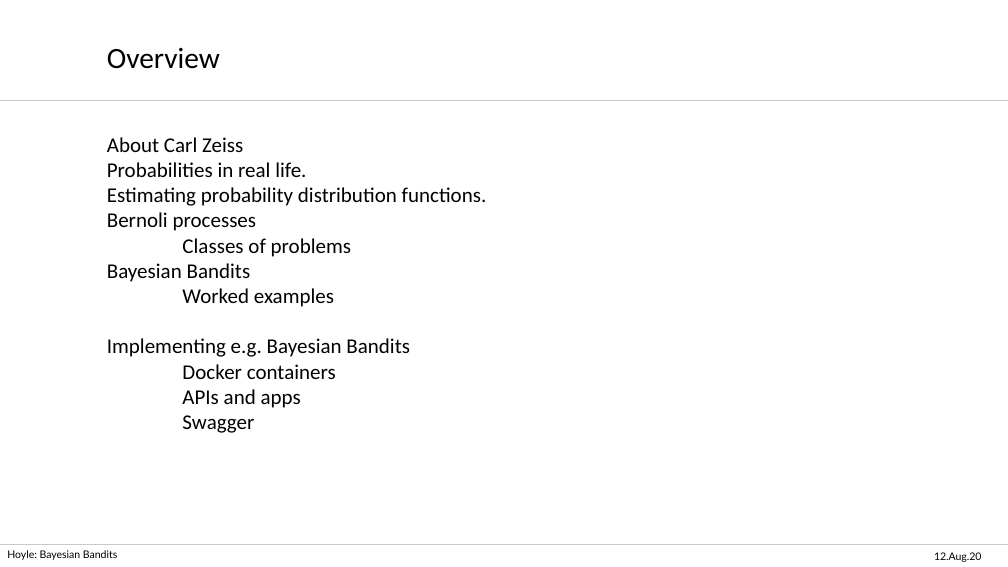
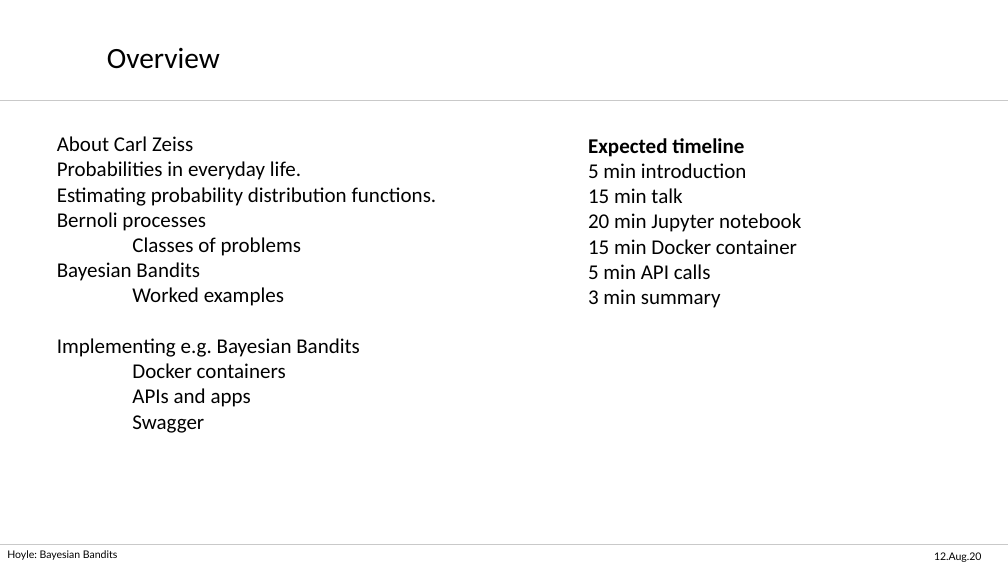
Before and after one commit to hoyleb/bayesian_bandit_demo, a slide deck: slide 6 of talk/Bayesian_Bandit_Ben_Hoyle.pptx. Drawn at 1008x567 pixels with LibreOffice and Linux fonts; fonts in the diff are those of the drawing; background and template pictures are left out. Boxes give left, top, right and bottom in pixels: in the first picture for what was removed or moved away, otherwise in the second. Text is boxed around its words. In the diff, an @@ line names an element or a change of style, - is before the commit and + after.

```diff
--- a/talk/Bayesian_Bandit_Ben_Hoyle.pptx
+++ b/talk/Bayesian_Bandit_Ben_Hoyle.pptx
@@ text "About Carl Zeiss": place and size @@
-text "About Carl Zeiss" at (107, 137, 487, 433)
+text "About Carl Zeiss" at (57, 136, 437, 433)
@@ text added at (588, 138, 801, 308), 20 pt, text #000000 @@
+Expected timeline
+5 min introduction
+15 min talk
+20 min Jupyter notebook
+15 min Docker container
+5 min API calls
+3 min summary
@@ text at (57, 161, 301, 180): text changed @@
-Probabilities in real life.
+Probabilities in everyday life.
```
Also in this commit, not shown: 9 other slides changed, 3 slides added, 1 other file.
